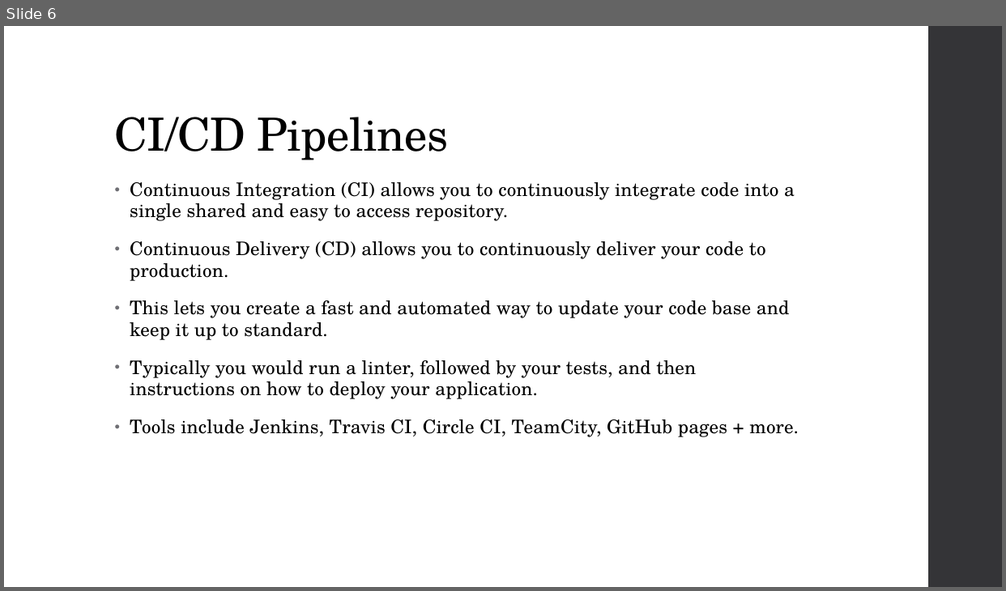
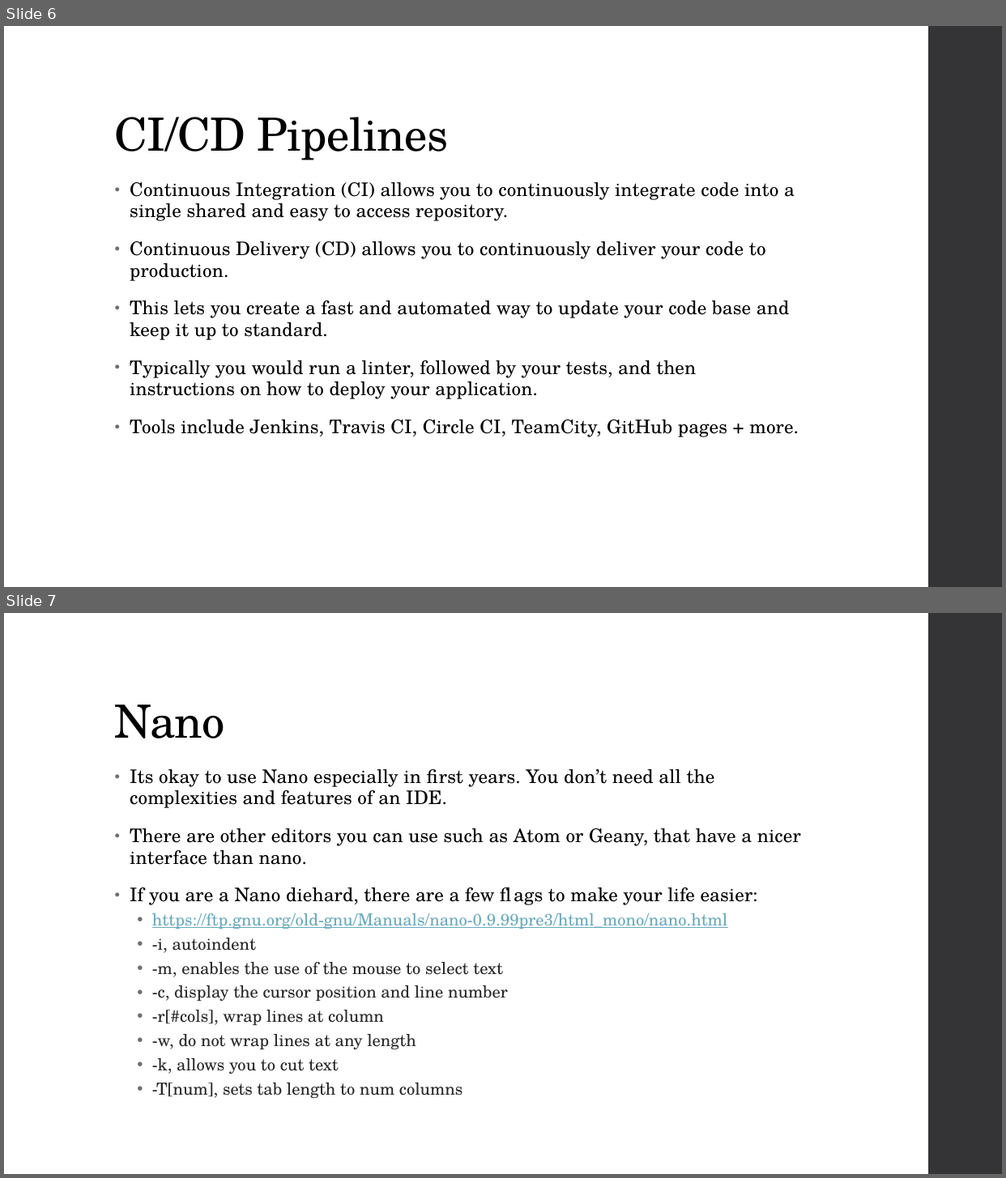
Before and after one commit to SoorajModi/Calculator, a slide deck: GCC - Build Tools.pptx. Shown one above the other, each under a label of ours: slide 6 before the commit, slides 6 and 7 after it. The pictures are 1006x591 and 1006x1178 pixels, drawn with LibreOffice and Linux fonts; fonts in the diff are those of the drawing. Boxes give left, top, right and bottom in pixels: in the first picture for what was removed or moved away, otherwise in the second. Text is boxed around its words. In the diff, an @@ line names an element or a change of style, - is before the commit and + after.

```diff
--- a/GCC - Build Tools.pptx
+++ b/GCC - Build Tools.pptx
@@ slide 7 added at [4, 613, 1002, 1174], background #FFFFFF; not listed: 1 template element that a slide beside it also shows @@
@@ title added at [115, 705, 225, 739], 44 pt, text #000000 @@
+Nano
@@ text added at [130, 769, 801, 1098], 16 pt, text #000000 @@
+• Its okay to use Nano especially in first years. You don’t need all the complexities and features of an IDE.
+• There are other editors you can use such as Atom or Geany, that have a nicer interface than nano.
+• If you are a Nano diehard, there are a few flags to make your life easier:
+  • https://ftp.gnu.org/old-gnu/Manuals/nano-0.9.99pre3/html_mono/nano.html
+  • -i, autoindent
+  • -m, enables the use of the mouse to select text
+  • -c, display the cursor position and line number
+  • -r[#cols], wrap lines at column
+  • -w, do not wrap lines at any length
+  • -k, allows you to cut text
+  • -T[num], sets tab length to num columns
```
Also in this commit, not shown: 1 slide changed.
